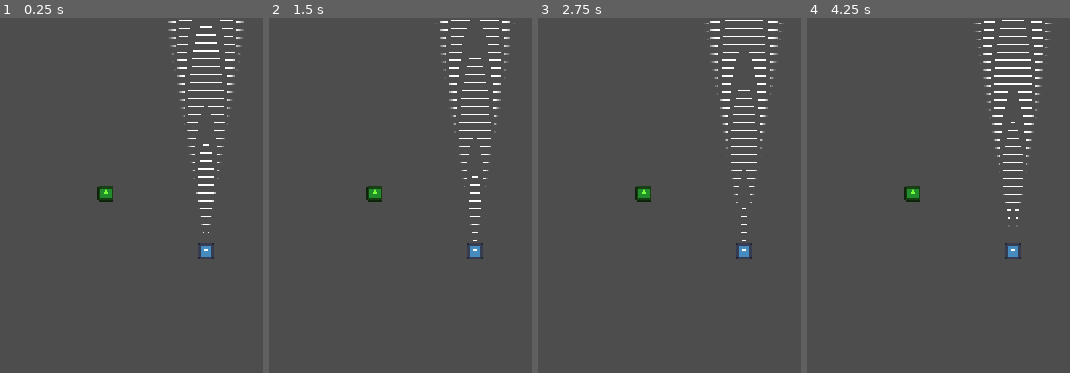
Above: before the commit, frames 1-4 (left to right).
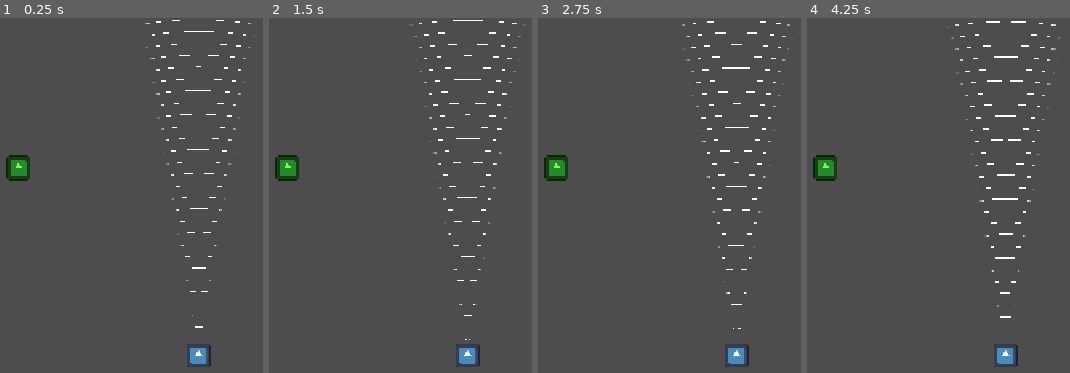
Above: after the commit, the same moments.

Repository: PedroMarangon/Ludum-Dare-59_TV-Signal-Game
Game: Godot game, scene res://scenes/game.tscn
Same seed, same stepped clock (60 frames per second), same inputs: the game is played once before the commit and once after it. The engine's default icon, where the game draws it, is replaced by a stand-in: a white triangle on a blue panel in a dark square.
Inputs (mouse positions are in pixels of both pictures, inside the frame that each line leads up to):
- Up to frame 1 (0.25 s): no input
- Up to frame 2 (1.5 s): move the mouse to (474, 252) at 0.52 s; click (474, 252) at 0.67 s; move the mouse to (313, 266) at 1.27 s; click (313, 266) at 1.42 s
- Up to frame 3 (2.75 s): move the mouse to (outside the picture) at 2.02 s; click (outside the picture) at 2.17 s
- Up to frame 4 (4.25 s): move the mouse to (972, 333) at 2.77 s; click (972, 333) at 2.92 s; move the mouse to (outside the picture) at 3.52 s; click (outside the picture) at 3.67 s

The runs differ from the first frame. In frame 1, 3.3% of the frame differs, in the area x 2-96%, y 0-99%; in frame 2, 3.2%; in frame 3, 3.5%; in frame 4, 3.9%.
Error after the commit: Parse Error: Class "TV_Antenna" hides a global script class. (res://scripts/tv_antenna.gd:1)

Commit message:
Added  basic Resources for different interest channels

Diff:
--- a/prefabs/interest.tscn
+++ b/prefabs/interest.tscn
@@ -1,12 +1,12 @@
 [gd_scene format=3 uid="uid://wo721h5vxll1"]
 
-[ext_resource type="Script" uid="uid://cl0ra1pwkpyto" path="res://scripts/interest.gd" id="1_6ry06"]
+[ext_resource type="Script" uid="uid://cl0ra1pwkpyto" path="res://scripts/interest_channel.gd" id="1_6ry06"]
 [ext_resource type="Texture2D" uid="uid://diy6lxlnbux18" path="res://icon.svg" id="2_3l7xn"]
 
 [sub_resource type="RectangleShape2D" id="RectangleShape2D_e2o6t"]
 size = Vector2(128, 128)
 
-[node name="Interest" type="Area2D" unique_id=19260816]
+[node name="InterestChannel" type="Area2D" unique_id=19260816]
 scale = Vector2(0.19999999, 0.19999999)
 collision_layer = 2
 collision_mask = 2
--- a/prefabs/tv_antenna.tscn
+++ b/prefabs/tv_antenna.tscn
@@ -3,19 +3,6 @@
 [ext_resource type="Script" uid="uid://c0akcfdmi7okf" path="res://scripts/tv_antenna.gd" id="1_usm7i"]
 [ext_resource type="Texture2D" uid="uid://diy6lxlnbux18" path="res://icon.svg" id="2_ewu38"]
 [ext_resource type="Shader" uid="uid://do0up1f5a4i4i" path="res://shaders/tv_signal.gdshader" id="3_ewu38"]
-
-[sub_resource type="RectangleShape2D" id="RectangleShape2D_e2o6t"]
-size = Vector2(128, 128)
-
-[sub_resource type="ShaderMaterial" id="ShaderMaterial_ewu38"]
-shader = ExtResource("3_ewu38")
-shader_parameter/offset = Vector2(0, 0)
-shader_parameter/angle = 45.0
-shader_parameter/angle_edge = 3.0
-shader_parameter/ring_frequency = 50.0
-shader_parameter/move_speed = -10.0
-shader_parameter/smooth_edge = false
-shader_parameter/smooth_edge_angle = false
 
 [sub_resource type="ShaderMaterial" id="ShaderMaterial_aq5bu"]
 shader = ExtResource("3_ewu38")
@@ -27,11 +14,29 @@
 shader_parameter/smooth_edge = true
 shader_parameter/smooth_edge_angle = true
 
+[sub_resource type="RectangleShape2D" id="RectangleShape2D_e2o6t"]
+size = Vector2(128, 128)
+
 [node name="TV_Antenna" type="Node2D" unique_id=1073357383]
 scale = Vector2(0.2, 0.2)
 script = ExtResource("1_usm7i")
 angle = 80.0
 speed = 300.0
+
+[node name="TV_SpriteShader" type="Sprite2D" parent="." unique_id=478369552]
+material = SubResource("ShaderMaterial_aq5bu")
+position = Vector2(0, -3019.9998)
+scale = Vector2(47, 47)
+texture = ExtResource("2_ewu38")
+
+[node name="TV_Area2D" type="Area2D" parent="TV_SpriteShader" unique_id=98487875]
+position = Vector2(0, 64.25532)
+scale = Vector2(0.06382978, 0.06382978)
+collision_layer = 2
+collision_mask = 2
+
+[node name="CollisionPolygon2D" type="CollisionPolygon2D" parent="TV_SpriteShader/TV_Area2D" unique_id=444996445]
+polygon = PackedVector2Array(0, 0, -175, -975, 0, -1000, 175, -975)
 
 [node name="Sprite2D" type="Sprite2D" parent="." unique_id=1846191870]
 texture = ExtResource("2_ewu38")
@@ -43,29 +48,6 @@
 [node name="CollisionShape2D" type="CollisionShape2D" parent="Sprite2D/Area2D" unique_id=1994333442]
 shape = SubResource("RectangleShape2D_e2o6t")
 
-[node name="TV_Polygon" type="Polygon2D" parent="." unique_id=456756873]
-visible = false
-z_index = -1
-material = SubResource("ShaderMaterial_ewu38")
-scale = Vector2(3, 3)
-polygon = PackedVector2Array(0, 0, -100, -1000, 100, -1000)
-
-[node name="TV_SpriteShader" type="Sprite2D" parent="." unique_id=478369552]
-material = SubResource("ShaderMaterial_aq5bu")
-position = Vector2(0, -3020)
-scale = Vector2(47, 47)
-texture = ExtResource("2_ewu38")
-
-[node name="TV_Area2D" type="Area2D" parent="TV_SpriteShader" unique_id=98487875]
-visible = false
-position = Vector2(0, 64.25532)
-scale = Vector2(0.06382978, 0.06382978)
-collision_layer = 2
-collision_mask = 2
-
-[node name="CollisionPolygon2D" type="CollisionPolygon2D" parent="TV_SpriteShader/TV_Area2D" unique_id=444996445]
-polygon = PackedVector2Array(0, 0, -131.66667, -1000.00006, 131.66667, -1000.00006)
-
-[connection signal="input_event" from="Sprite2D/Area2D" to="." method="_on_area_2d_input_event"]
 [connection signal="area_entered" from="TV_SpriteShader/TV_Area2D" to="." method="_on_tv_signal_area_entered"]
 [connection signal="area_exited" from="TV_SpriteShader/TV_Area2D" to="." method="_on_tv_signal_area_exited"]
+[connection signal="input_event" from="Sprite2D/Area2D" to="." method="_on_area_2d_input_event"]
--- /dev/null
+++ b/resources/interest_cartoon.tres
@@ -0,0 +1,8 @@
+[gd_resource type="Resource" script_class="Interest" format=3 uid="uid://cuunrvnmb6oym"]
+
+[ext_resource type="Script" uid="uid://dhg1muh52x5l0" path="res://scripts/interest.gd" id="1_qh31r"]
+
+[resource]
+script = ExtResource("1_qh31r")
+interest_name = "Cartoons"
+metadata/_custom_type_script = "uid://dhg1muh52x5l0"
--- /dev/null
+++ b/resources/interest_cooking.tres
@@ -0,0 +1,8 @@
+[gd_resource type="Resource" script_class="Interest" format=3 uid="uid://c6bpd28kldre7"]
+
+[ext_resource type="Script" uid="uid://dhg1muh52x5l0" path="res://scripts/interest.gd" id="1_t761p"]
+
+[resource]
+script = ExtResource("1_t761p")
+interest_name = "Cooking"
+metadata/_custom_type_script = "uid://dhg1muh52x5l0"
--- /dev/null
+++ b/resources/interest_drama.tres
@@ -0,0 +1,8 @@
+[gd_resource type="Resource" script_class="Interest" format=3 uid="uid://beveyt2dp5b3y"]
+
+[ext_resource type="Script" uid="uid://dhg1muh52x5l0" path="res://scripts/interest.gd" id="1_k3ef4"]
+
+[resource]
+script = ExtResource("1_k3ef4")
+interest_name = "Dramas"
+metadata/_custom_type_script = "uid://dhg1muh52x5l0"
--- /dev/null
+++ b/resources/interest_movie.tres
@@ -0,0 +1,7 @@
+[gd_resource type="Resource" script_class="Interest" format=3 uid="uid://mnny2q74ljs5"]
+
+[ext_resource type="Script" uid="uid://dhg1muh52x5l0" path="res://scripts/interest.gd" id="1_kj5f7"]
+
+[resource]
+script = ExtResource("1_kj5f7")
+metadata/_custom_type_script = "uid://dhg1muh52x5l0"
--- /dev/null
+++ b/resources/interest_sports.tres
@@ -0,0 +1,8 @@
+[gd_resource type="Resource" script_class="Interest" format=3 uid="uid://bdi2y86je80oh"]
+
+[ext_resource type="Script" uid="uid://dhg1muh52x5l0" path="res://scripts/interest.gd" id="1_gt5ft"]
+
+[resource]
+script = ExtResource("1_gt5ft")
+interest_name = "Sports"
+metadata/_custom_type_script = "uid://dhg1muh52x5l0"
--- a/scenes/game.tscn
+++ b/scenes/game.tscn
@@ -1,14 +1,17 @@
 [gd_scene format=3 uid="uid://blb8kba4uy581"]
 
 [ext_resource type="PackedScene" uid="uid://dj7hrroalnam7" path="res://prefabs/tv_antenna.tscn" id="1_yqjtg"]
+[ext_resource type="Resource" uid="uid://mnny2q74ljs5" path="res://resources/interest_movie.tres" id="3_lbhrr"]
 [ext_resource type="PackedScene" uid="uid://wo721h5vxll1" path="res://prefabs/interest.tscn" id="3_lnu2h"]
 
 [node name="Node2D" type="Node2D" unique_id=867534550]
 
 [node name="Camera2D" type="Camera2D" parent="." unique_id=1101897568]
+zoom = Vector2(1.5, 1.5)
 
 [node name="TV_Antenna" parent="." unique_id=1073357383 instance=ExtResource("1_yqjtg")]
-position = Vector2(0, 13)
+position = Vector2(-7.9999995, 119.99999)
 
-[node name="Interest" parent="." unique_id=19260816 instance=ExtResource("3_lnu2h")]
-position = Vector2(-160, -80)
+[node name="InterestChannel" parent="." unique_id=19260816 instance=ExtResource("3_lnu2h")]
+position = Vector2(-200.00003, -80)
+interest = ExtResource("3_lbhrr")
--- a/scripts/interest.gd
+++ b/scripts/interest.gd
@@ -1,4 +1,4 @@
-class_name Interest extends Area2D
+class_name Interest extends Resource
 
-
-@export var interest_name :String
+@export var interest_name :String = "Movies"
+@export var icon :Texture2D
--- /dev/null
+++ b/scripts/interest_channel.gd
@@ -0,0 +1,4 @@
+class_name InterestChannel extends Area2D
+
+
+@export var interest :Interest
--- a/shaders/tv_signal.gdshader
+++ b/shaders/tv_signal.gdshader
@@ -46,7 +46,7 @@
 	float dist = distance(UV + offset, vec2(0.5,0.5));
 	float rings = sin(dist * ring_frequency + (TIME * move_speed));
 
-	rings = step(0.9, rings);
+	rings = step(0.99, rings);
 	float blend_alpha = smoothstep(0.5, 0.4, dist);
 
 
--- /dev/null
+++ b/tv_antenna.gd
@@ -0,0 +1,44 @@
+class_name TV_Antenna extends Node2D
+
+@export var angle :float = 45
+@export var speed :float = 50.0
+
+@onready var sprite_2d: Sprite2D = $Sprite2D
+
+var is_holding:bool = false
+
+func _input(event: InputEvent) -> void:
+	if event is InputEventMouseButton:
+		var mouse = event as InputEventMouseButton
+		if mouse.is_released() and mouse.button_index == MOUSE_BUTTON_LEFT and is_holding:
+			print("Stopped holding")
+			is_holding = false
+
+
+func _on_area_2d_input_event(_viewport: Node, event: InputEvent, _shape_idx: int) -> void:
+	if event is InputEventMouseButton:
+		var mouse = event as InputEventMouseButton
+		if mouse.pressed and mouse.button_index == MOUSE_BUTTON_LEFT:
+			print("holding on sprite")
+			is_holding = true
+
+func _process(delta: float) -> void:
+	if not is_holding:
+		return
+	var mouse_x :float = get_global_mouse_position().x
+	var my_x :float = global_position.x
+
+
+	rotation_degrees = move_toward(rotation_degrees, clampf(mouse_x - my_x, -angle, angle), delta * speed)
+
+
+func _on_tv_signal_area_entered(area: Area2D) -> void:
+	if area is InterestChannel:
+			var interest = area as InterestChannel
+			print(interest.interest_name, " ENTER")
+
+
+func _on_tv_signal_area_exited(area: Area2D) -> void:
+	if area is InterestChannel:
+			var interest = area as InterestChannel
+			print(interest.interest_name, " EXIT")
Not shown, changed: scripts/interest.gd.uid
Not shown, added: scripts/interest_channel.gd.uid
Not shown, added: tv_antenna.gd.uid
